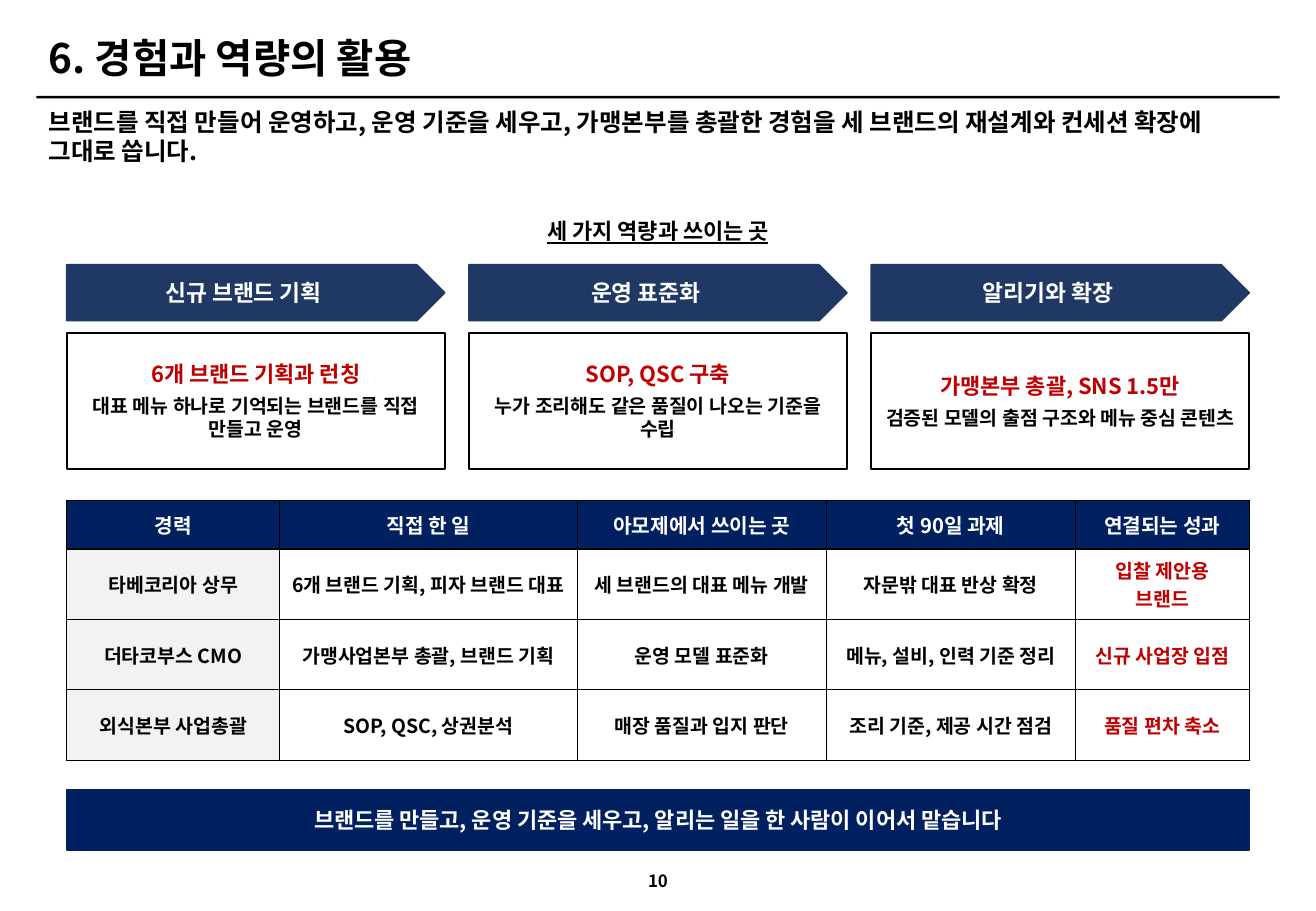
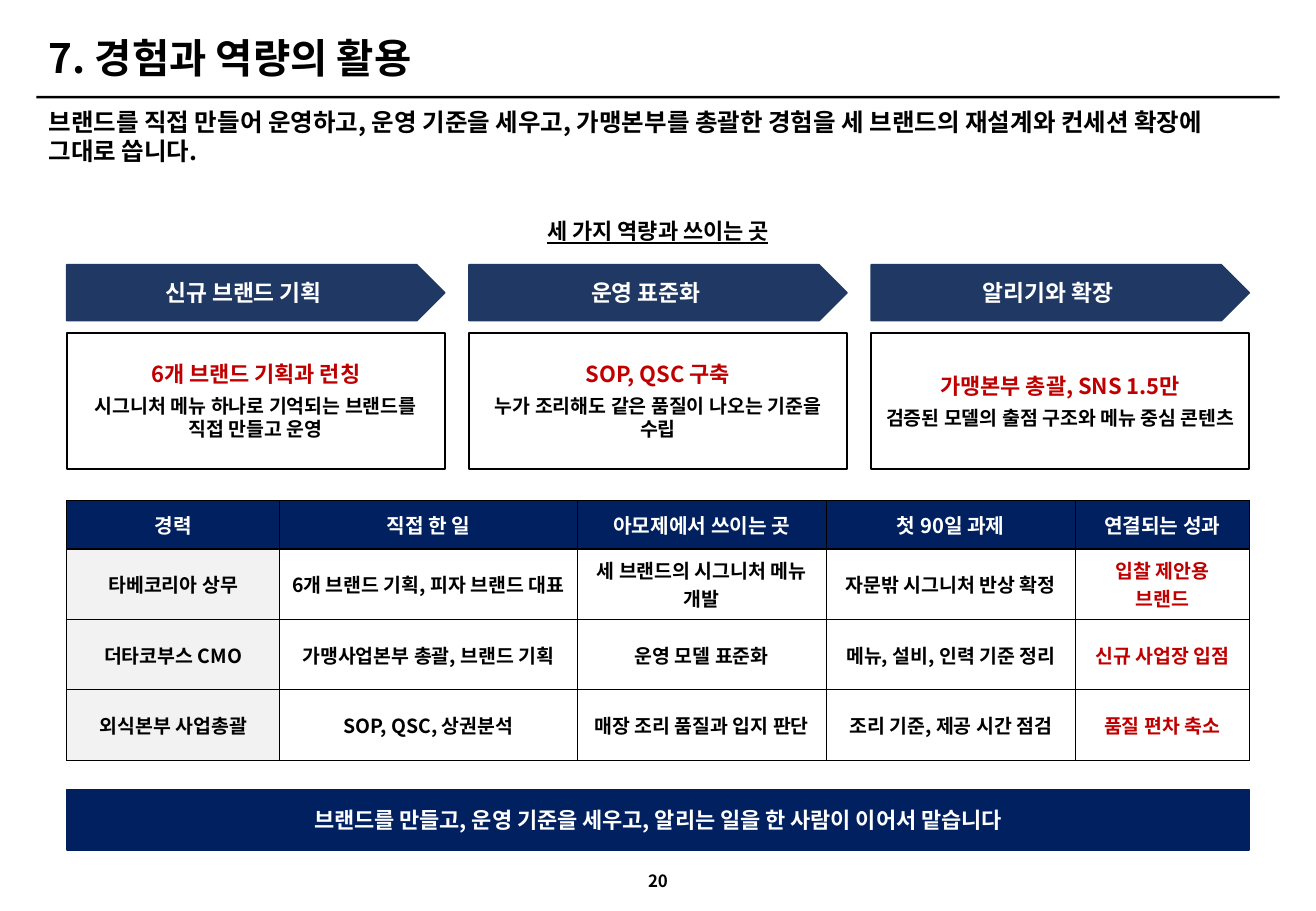
Before and after one commit to grandnim-wq/Claude, a slide deck: slide 20 of 아모제_3개브랜드_개선전략_최종.pptx (slide 10 before the commit). Drawn at 1316x911 pixels with LibreOffice and Linux fonts; fonts in the diff are those of the drawing. Boxes give left, top, right and bottom in pixels: in the first picture for what was removed or moved away, otherwise in the second. Text is boxed around its words. In the diff, an @@ line names an element or a change of style, - is before the commit and + after.

```diff
--- a/아모제_3개브랜드_개선전략_최종.pptx
+++ b/아모제_3개브랜드_개선전략_최종.pptx
@@ title at [49,38,412,77]: text changed @@
-6. 경험과 역량의 활용
+7. 경험과 역량의 활용
@@ text at [95,396,417,438]: text changed @@
-대표 메뉴 하나로 기억되는 브랜드를 직접 만들고 운영
+시그니처 메뉴 하나로 기억되는 브랜드를 직접 만들고 운영
@@ table at [67,501,1249,741] @@
-row 2, column 3: 세 브랜드의 대표 메뉴 개발
+row 2, column 3: 세 브랜드의 시그니처 메뉴 개발
-row 2, column 4: 자문밖 대표 반상 확정
+row 2, column 4: 자문밖 시그니처 반상 확정
-row 4, column 3: 매장 품질과 입지 판단
+row 4, column 3: 매장 조리 품질과 입지 판단
@@ page number at [648,874,668,888]: text changed @@
-10
+20
```
Also in this commit, not shown: 8 other slides changed, 10 slides added.
